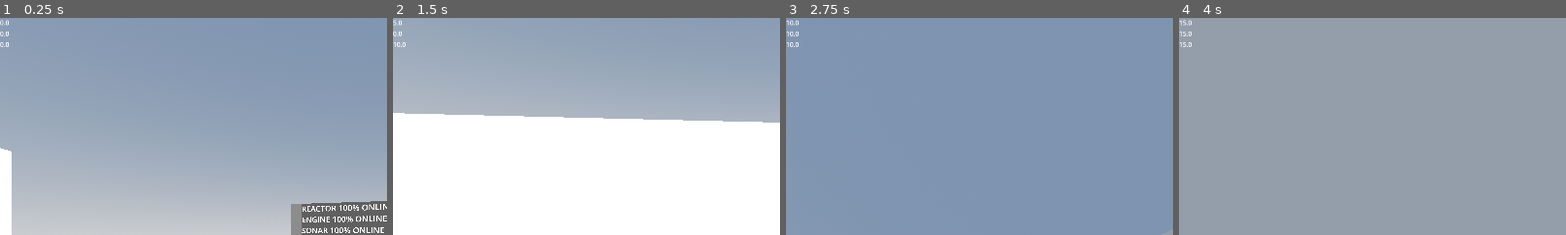
Above: before the commit, frames 1-4 (left to right).
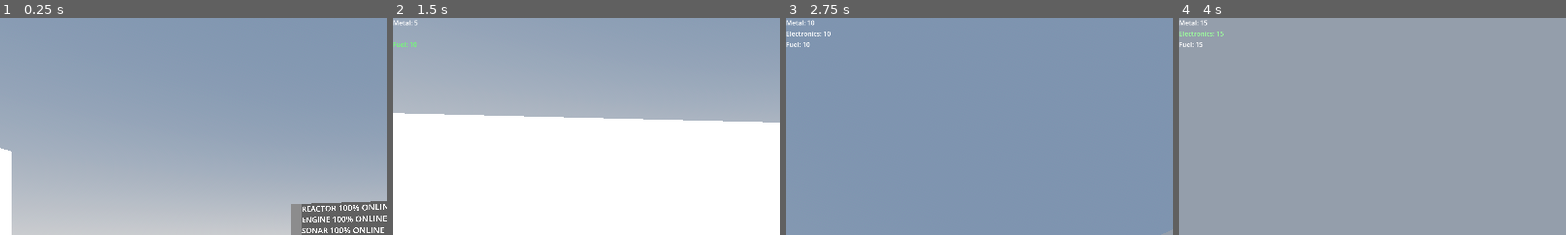
Above: after the commit, the same moments.

Repository: BlackLita/HOMESPACE
Game: Godot game, scene res://scenes/worlds/test_world.tscn
The game is run twice, just before and just after one commit, with the same random seed, the same clock (stepped at 60 frames per second) and the same inputs.
Inputs (mouse positions are % of the whole screen's width and height, from its top left):
- Up to frame 1 (0.25 s): no input
- Up to frame 2 (1.5 s): tap Enter at 0.5 s; move the mouse to (72, 45) at 0.52 s; hold D (right) 0.53-1.28 s; tap 1 (one) at 0.6 s; tap Space (jump) at 0.77 s; tap 3 (three) at 0.8, 1.35 s; move the mouse to (30, 55) at 1.27 s; hold S (back) from 1.28 s (still down)
- Up to frame 3 (2.75 s): tap Space (jump) at 1.52 s; tap 2 (two) at 1.55, 2.1 s; move the mouse to (60, 28) at 2.02 s; release S (back) at 2.03 s; hold D (right) from 2.03 s (still down); tap 1 (one) at 2.3 s
- Up to frame 4 (4 s): tap Space (jump) at 2.75, 3.02, 3.77 s; move the mouse to (45, 70) at 2.77 s; release D (right) at 2.78 s; hold W (forward) 2.78-3.53 s; tap E (interect) at 2.85 s; tap 3 (three) at 3.05 s; move the mouse to (80, 65) at 3.52 s; hold A (left) from 3.53 s (still down); tap 1 (one) at 3.6 s; tap 2 (two) at 3.8 s
The pictures show only the part of the screen within x 0-50%, y 0-50%; the shares and areas given below are measured in that part.

The runs differ from the first frame. In frame 1, less than 0.1% of the frame differs, in the area x 0-3%, y 0-14%; in frame 2, 0.2%; in frame 3, 0.3%, in the area x 0-12%, y 0-14%; in frame 4, 0.3%.

Commit message:
update HUD

Diff:
--- a/scripts/player/ResourceManager.gd
+++ b/scripts/player/ResourceManager.gd
@@ -29,8 +29,8 @@
 	var delta: float = new_value - old_value
 	resources[resource] = new_value
 	if delta > 0:
-		change_resource.emit()
-		resources_added.emit()
+		change_resource.emit(resource, new_value, delta)
+		resources_added.emit(resource, new_value)
 
 func remove_resource(resource: String, amount: float) -> bool:
 	if amount <= 0:
@@ -39,8 +39,8 @@
 		insufficient_resources.emit(resource, amount, get_resource(resource))
 		return false
 	resources[resource] -= amount
-	change_resource.emit()
-	resources_removed.emit()
+	change_resource.emit(resource, resources[resource], -amount)
+	resources_removed.emit(resource, amount)
 	return true
 
 
@@ -57,7 +57,7 @@
 	return true
 
 func spend(cost: Dictionary) -> bool:
-	if can_afford(cost):
+	if not can_afford(cost):
 		for resource in cost:
 			if not has_resource(resource, cost[resource]):
 				insufficient_resources.emit(resource, cost[resource], get_resource(resource))
--- a/scripts/player/ui_resource.gd
+++ b/scripts/player/ui_resource.gd
@@ -1,11 +1,36 @@
 extends Control
 
 @export var rm: ResourceManager
+
+var labels: Dictionary[String, Label] = {
+	"metal": $resources/metal,
+	"electronics": $resources/elect,
+	"fuel": $resources/fuel,
+}
+
 @onready var metal: Label = $resources/metal
 @onready var elec: Label = $resources/elect
 @onready var fuel: Label = $resources/fuel
 
-func _process(delta: float) -> void:
-	metal.text = str(rm.get_resource("metal"))
-	elec.text = str(rm.get_resource("electronics"))
-	fuel.text = str(rm.get_resource("fuel"))
+func _ready() -> void:
+	rm.change_resource.connect(_on_resource_change)
+
+func _init_label():
+	for resource in labels:
+		update_label(resource, rm.get_resource(resource))
+
+func _on_resource_change(resource: String, amount: float, delta: float):
+	update_label(resource, amount)
+	if delta > 0:
+		_flash_label(labels[resource], Color.GREEN)
+	if delta < 0:
+		_flash_label(labels[resource], Color.RED)
+
+func update_label(resource: String, amount: float):
+	if labels.has(resource):
+		labels[resource].text = "%s: %.0f" % [resource.capitalize(), amount]
+
+func _flash_label(label: Label, color: Color) -> void:
+	label.modulate = color
+	var tween: Tween = create_tween()
+	tween.tween_property(label, "modulate", Color.WHITE, 0.3)
